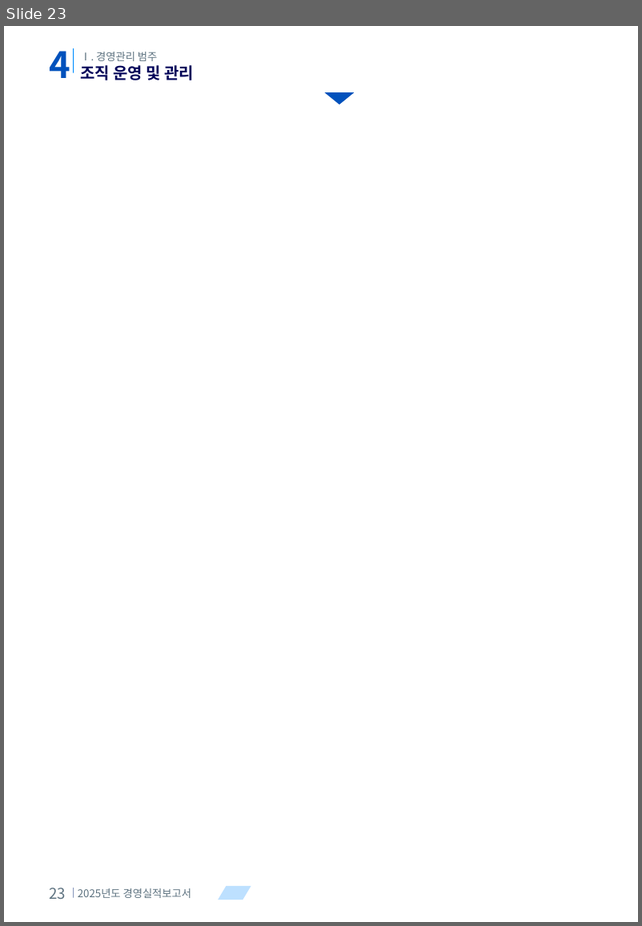
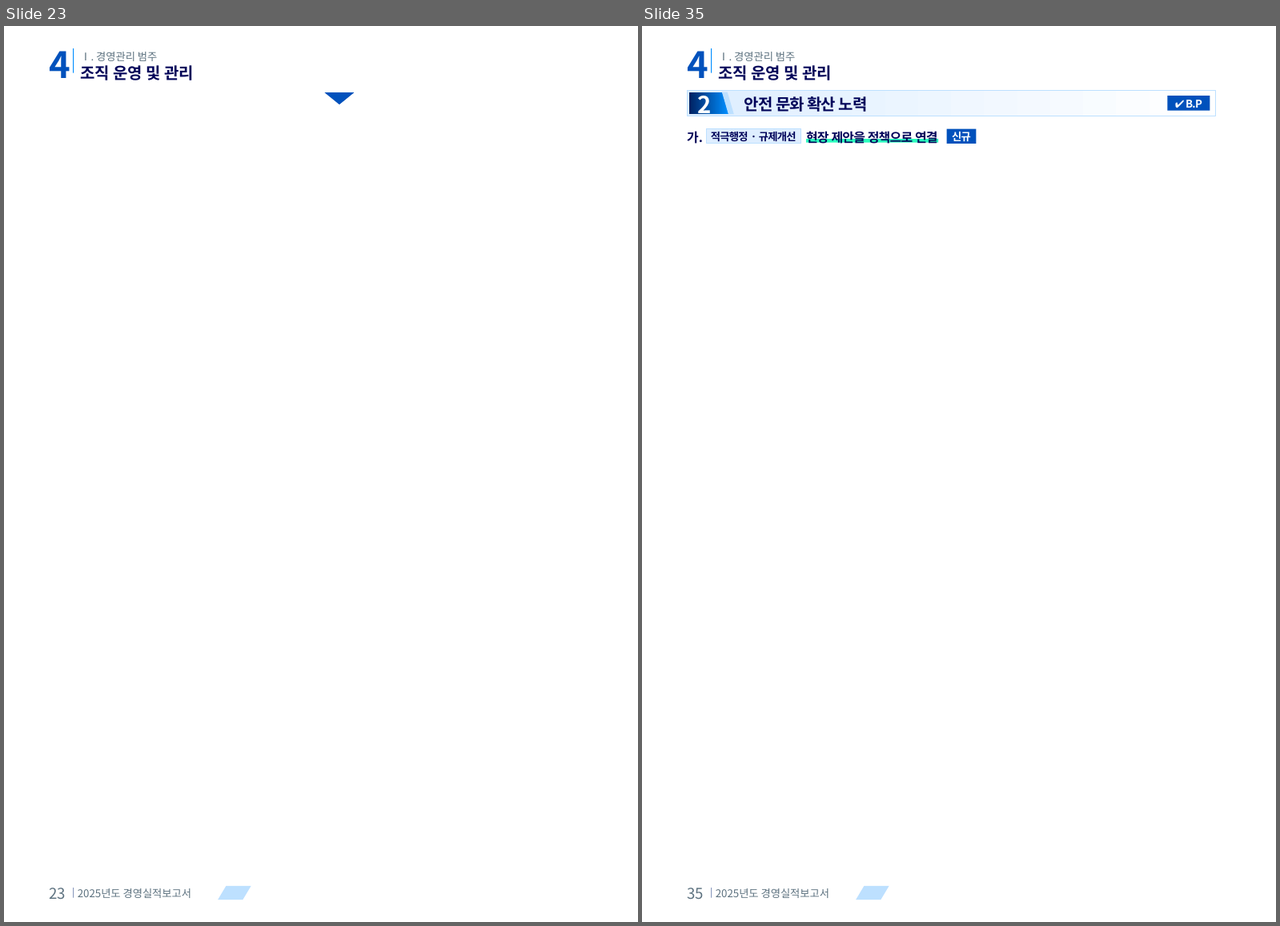
Before and after one commit to khjlsi-creator/claude, a slide deck: korad-경영평가-ppt/KORAD_경영평가_레이아웃_템플릿_A4세로.pptx. Shown side by side, each under a label of ours: slide 23 before the commit, slides 23 and 35 after it; the slides between them are not shown. The pictures are 642x926 and 1280x926 pixels, drawn with LibreOffice and Linux fonts; fonts in the diff are those of the drawing. Boxes give left, top, right and bottom in pixels: in the first picture for what was removed or moved away, otherwise in the second. Text is boxed around its words. In the diff, an @@ line names an element or a change of style, - is before the commit and + after.

```diff
--- a/korad-경영평가-ppt/KORAD_경영평가_레이아웃_템플릿_A4세로.pptx
+++ b/korad-경영평가-ppt/KORAD_경영평가_레이아웃_템플릿_A4세로.pptx
@@ slide 35 added at (642, 26, 1276, 922), background #FFFFFF; not listed: 3 template elements that a slide beside it also shows @@
@@ text added at (687, 51, 708, 78), 34 pt, text #0051BC, bold @@
+4
@@ text added at (718, 52, 795, 61), 10 pt, text #5D7280 @@
+Ⅰ. 경영관리 범주
@@ text added at (718, 65, 832, 80), 15 pt, text #000359, bold @@
+조직 운영 및 관리
@@ rectangle added at (688, 90, 1215, 116), fill gradient #DEEEFF to #FFFFFF, outline #BDE0FF 0.75 pt @@
@@ freeform shape added at (688, 92, 728, 114), fill gradient #002060 to #008EFF @@
@@ text added at (698, 91, 712, 120), 22 pt, text #FFFFFF, bold @@
+2
@@ freeform shape added at (722, 92, 734, 114), fill #BDE0FF @@
@@ text added at (744, 96, 868, 112), 15 pt, text #000359, bold @@
+안전 문화 확산 노력
@@ rectangle added at (1167, 96, 1209, 110), fill #0051BC @@
@@ text added at (1185, 100, 1202, 111), 10 pt, text #FFFFFF, bold @@
+✔ B.P
@@ text added at (687, 131, 703, 144), 12 pt, text #000359, bold @@
+가.
@@ rectangle added at (706, 128, 800, 144), fill #DEEEFF, outline #BDE0FF 0.75 pt @@
@@ text added at (711, 132, 796, 141), 10 pt, text #000359, bold @@
+적극행정 · 규제개선
@@ rectangle added at (806, 139, 938, 143), fill #29FFBD @@
@@ text added at (806, 129, 938, 146), 12 pt, text #000359, bold @@
+현장 제안을 정책으로 연결
@@ rectangle added at (946, 128, 976, 144), fill #0051BC @@
@@ text added at (952, 132, 971, 142), 10 pt, text #FFFFFF, bold @@
+신규
@@ text added at (687, 888, 704, 899), 14 pt, text #5D7280 @@
+35
@@ text added at (716, 888, 829, 898), 10 pt, text #5D7280 @@
+2025년도 경영실적보고서
```
Also in this commit, not shown: 12 other slides added, 6 other files.
